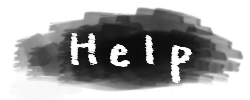
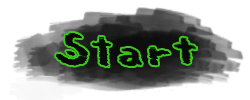
Revision of a layered w=250, h=100 image; what changed, layer by layer:
moved "레이어 2" above "start", painted on it over (54, 30, 199, 83)
showed "start" (2nd of 2), painted on it over (56, 30, 197, 67)
added layer "레이어 3" above "help" over (54, 30, 199, 83)
hid "help", painted on it over (70, 32, 193, 83)
added layer "레이어 4" above "exit" over (54, 30, 199, 83)
painted on "레이어 1" over (54, 30, 199, 83)
hid "레이어 0" over (54, 30, 199, 83)
